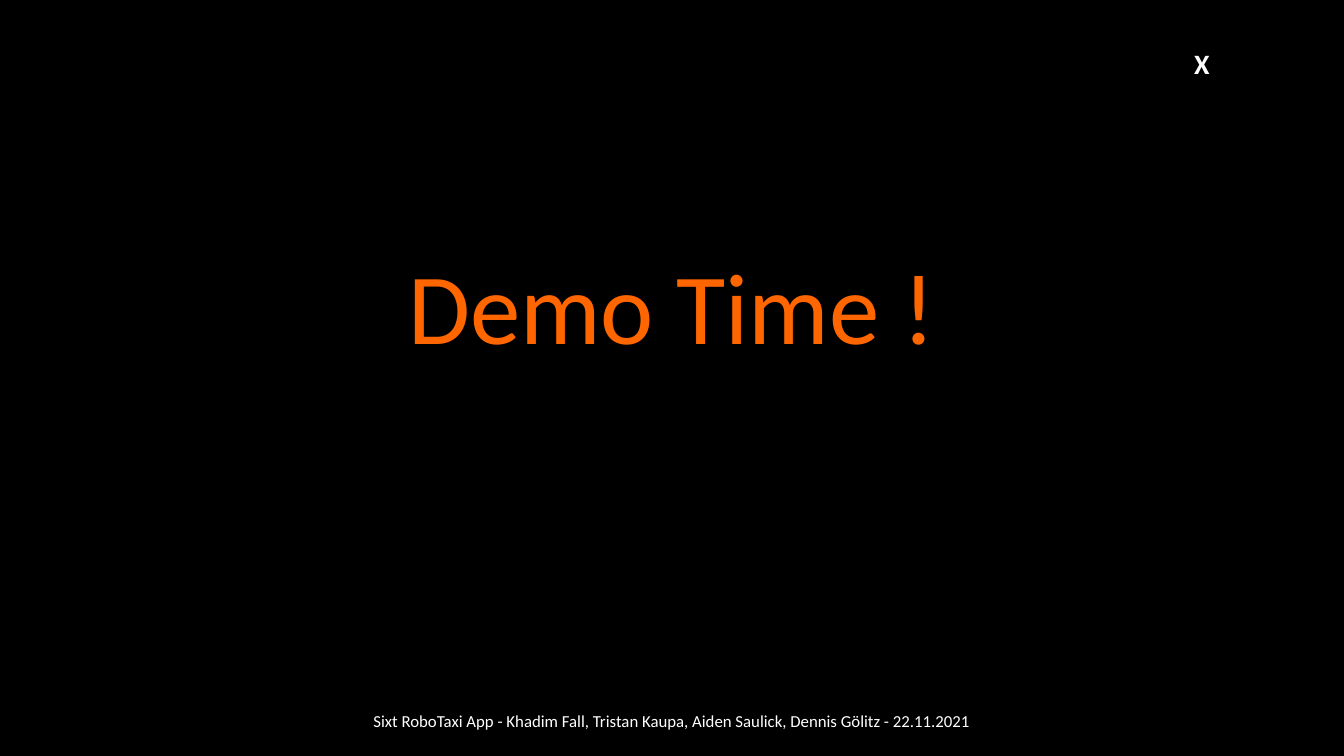
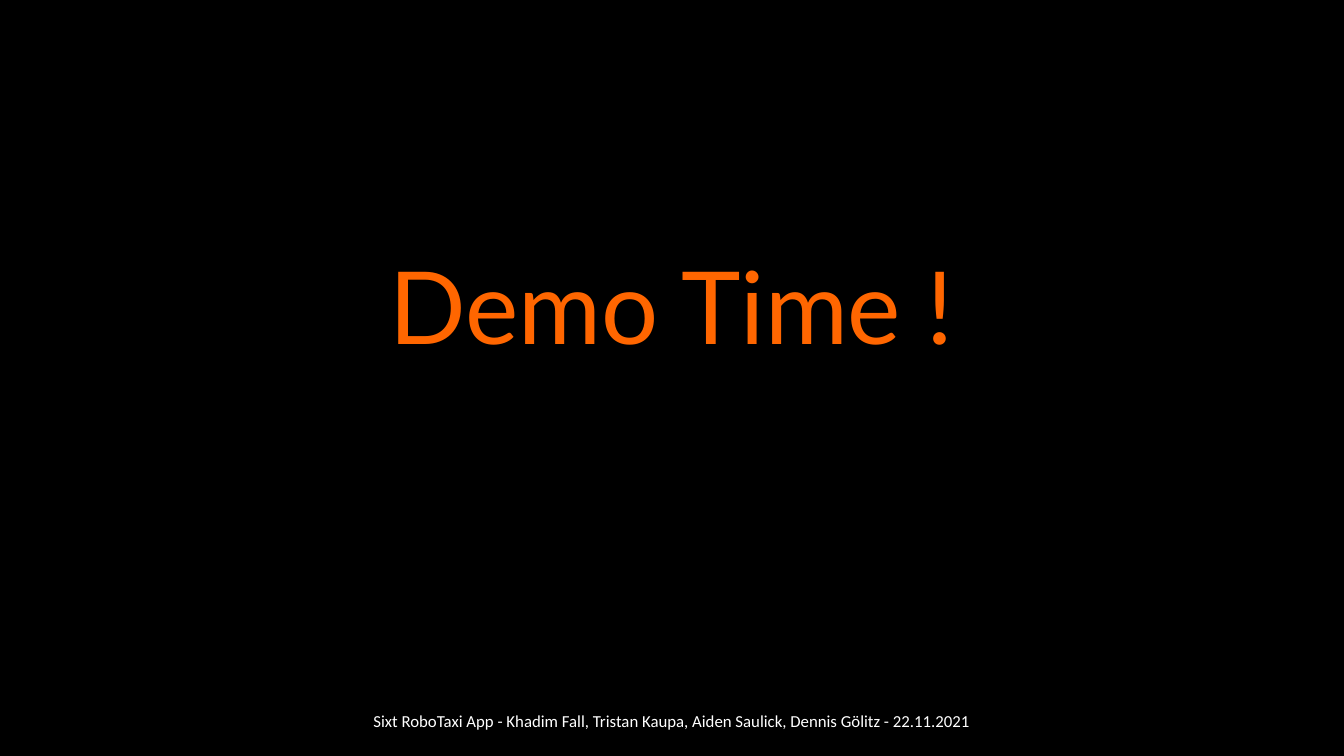
Before and after one commit to mono424/hackatum_sixt_flutter_app, a slide deck: slide 4 of Sixt_RoboTaxi_App.pptx (slide 5 before the commit). Drawn at 1344x756 pixels with LibreOffice and Linux fonts; fonts in the diff are those of the drawing; background and template pictures are left out. Boxes give left, top, right and bottom in pixels: in the first picture for what was removed or moved away, otherwise in the second. Text is boxed around its words. In the diff, an @@ line names an element or a change of style, - is before the commit and + after.

```diff
--- a/Sixt_RoboTaxi_App.pptx
+++ b/Sixt_RoboTaxi_App.pptx
@@ text removed at bbox=[1194, 55, 1209, 74] @@
-X
@@ text "Demo Time !" at bbox=[390, 270, 901, 345]: font Calibri to Lato @@
```
Also in this commit, not shown: 4 other slides changed, 1 slide removed.
